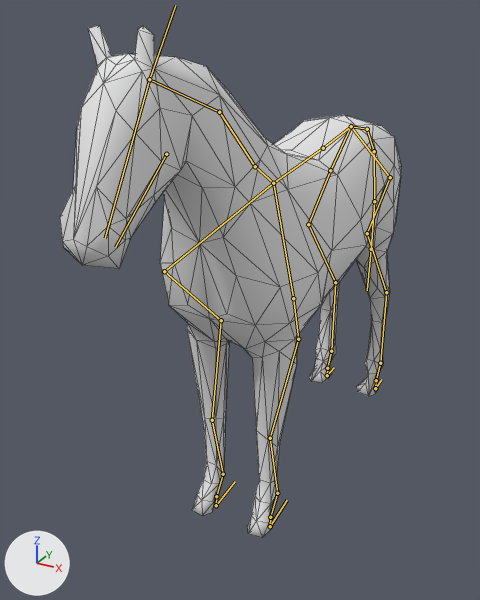
One commit to the Blender file Assets/Models/horse_rigged.blend: the scene before it, then after it.
Before and after are seen from a 50 mm lens placed at (5.46, -12.82, 5.01), pointed at (-0.8, -1.42, -0.69). Arrows for +X, +Y and +Z are at lower left; the lights stay in place. The bones that bend it are drawn over the model as lines. Mesh edges are drawn as thin lines.
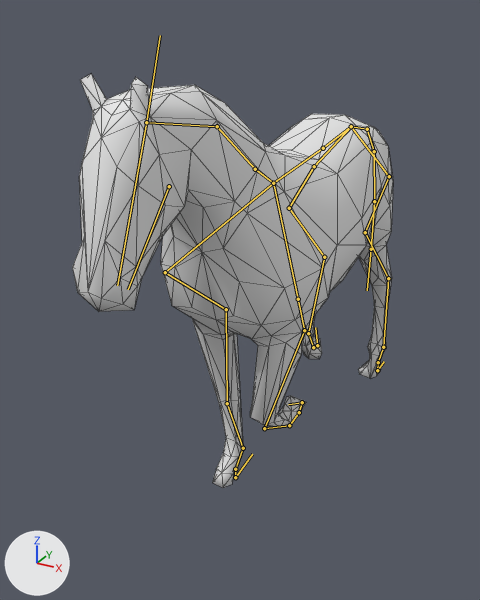
Commit message: - fixed post lead position - trot ani WIP

The newer file adds an action. The first version stands in its rest pose; the second is drawn at frame 30 of the action 'Trot'.

What differs and where, as boxes [x1, y1, x2, y2] in the pictures (480 x 600 px):
'Cube', posed (19% shorter)
    before: [60, 25, 401, 537]
    after: [72, 74, 393, 488]
bone 'HalswirbelUnten', root to tip
    before: (273, 183) to (255, 166)
    after: (273, 183) to (255, 169)
bone 'HalswirbelMitte', root to tip
    before: (255, 166) to (219, 112)
    after: (255, 169) to (217, 126)
bone 'HalswirbelOben', root to tip
    before: (219, 112) to (149, 79)
    after: (217, 126) to (146, 122)
bone 'Bone.008', root to tip
    before: (351, 126) to (390, 177)
    after: (351, 126) to (389, 176)
bone 'Hüfte.L', root to tip
    before: (390, 177) to (367, 233)
    after: (389, 176) to (365, 232)
bone 'Oberschenkel.L', root to tip
    before: (367, 233) to (386, 292)
    after: (365, 232) to (388, 278)
bone 'Unterschenkel.L', root to tip
    before: (386, 292) to (380, 363)
    after: (388, 278) to (383, 347)
bone 'FesselHinten.L', root to tip
    before: (380, 363) to (376, 380)
    after: (383, 347) to (378, 362)
bone 'HufHinten.L', root to tip
    before: (376, 380) to (375, 388)
    after: (378, 362) to (377, 370)
bone 'Bone.009', root to tip
    before: (351, 126) to (330, 170)
    after: (351, 126) to (314, 166)
bone 'Hüfte.R', root to tip
    before: (330, 170) to (308, 224)
    after: (314, 166) to (289, 208)
bone 'Oberschenkel.R', root to tip
    before: (308, 224) to (335, 282)
    after: (289, 208) to (324, 257)
bone 'Unterschenkel.R', root to tip
    before: (335, 282) to (331, 351)
    after: (324, 257) to (308, 333)
bone 'FesselHinten.R', root to tip
    before: (331, 351) to (327, 368)
    after: (308, 333) to (313, 347)
bone 'HufHinten.R', root to tip
    before: (327, 368) to (327, 375)
    after: (313, 347) to (317, 345)
bone 'Schulter.L', root to tip
    before: (273, 183) to (293, 298)
    after: (273, 183) to (298, 299)
bone 'Oberarm.L', root to tip
    before: (293, 298) to (298, 339)
    after: (298, 299) to (304, 330)
bone 'Elle.L', root to tip
    before: (298, 339) to (270, 438)
    after: (304, 330) to (264, 428)
bone 'Röhrbein.L', root to tip
    before: (270, 438) to (277, 493)
    after: (264, 428) to (289, 425)
bone 'FesselVorne.L', root to tip
    before: (277, 493) to (270, 517)
    after: (289, 425) to (299, 412)
bone 'HufVorne.L', root to tip
    before: (270, 517) to (270, 526)
    after: (299, 412) to (302, 402)
bone 'Schulter.R', root to tip
    before: (273, 183) to (164, 271)
    after: (273, 183) to (165, 272)
bone 'Oberarm.R', root to tip
    before: (164, 271) to (221, 320)
    after: (165, 272) to (226, 309)
bone 'Elle.R', root to tip
    before: (221, 320) to (212, 420)
    after: (226, 309) to (227, 403)
bone 'Röhrbein.R', root to tip
    before: (212, 420) to (223, 474)
    after: (227, 403) to (243, 448)
bone 'FesselVorne.R', root to tip
    before: (223, 474) to (216, 496)
    after: (243, 448) to (235, 469)
bone 'HufVorne.R', root to tip
    before: (216, 496) to (216, 505)
    after: (235, 469) to (235, 477)

The edits, one by one:
Bone 'HalswirbelUnten' (bone_halswirbelunten) turns from (0, 0, 0) to (3, 0, -1) degrees about its own x, y and z.
Bone 'HalswirbelMitte' (bone_halswirbelmitte) turns from (0, 0, 0) to (4, 0, 0) degrees about its own x, y and z.
Bone 'HalswirbelOben' (bone_halswirbeloben) turns from (0, 0, 0) to (3, 0, 0) degrees about its own x, y and z.
Bone 'Bone.008' (bone_bone_008) turns from (0, 0, 0) to (-1, 1, 1) degrees about its own x, y and z.
Bone 'Hüfte.L' (bone_hüfte_l) turns from (0, 0, 0) to (-1, 1, -1) degrees about its own x, y and z.
Bone 'Oberschenkel.L' (bone_oberschenkel_l) turns from (0, 0, 0) to (7, 0, 0) degrees about its own x, y and z.
Bone 'Unterschenkel.L' (bone_unterschenkel_l) turns from (0, 0, 0) to (-4, 0, -1) degrees about its own x, y and z.
Bone 'FesselHinten.L' (bone_fesselhinten_l) turns from (0, 0, 0) to (-24, 1, -1) degrees about its own x, y and z.
Bone 'HufHinten.L' (bone_hufhinten_l) turns from (0, 0, 0) to (24, 0, 0) degrees about its own x, y and z.
Bone 'Bone.009' (bone_bone_009) turns from (0, 0, 0) to (13, 7, 8) degrees about its own x, y and z.
Bone 'Hüfte.R' (bone_hüfte_r) turns from (0, 0, 0) to (-2, 8, 8) degrees about its own x, y and z.
Bone 'Oberschenkel.R' (bone_oberschenkel_r) turns from (0, 0, 0) to (22, 0, -7) degrees about its own x, y and z.
Bone 'Unterschenkel.R' (bone_unterschenkel_r) turns from (0, 0, 0) to (-47, -3, -3) degrees about its own x, y and z.
Bone 'FesselHinten.R' (bone_fesselhinten_r) turns from (0, 0, 0) to (90, 7, 1) degrees about its own x, y and z.
Bone 'HufHinten.R' (bone_hufhinten_r) turns from (0, 0, 0) to (31, 3, -2) degrees about its own x, y and z.
Bone 'Schulter.L' (bone_schulter_l) turns from (0, 0, 0) to (0, 9, 2) degrees about its own x, y and z.
Bone 'Oberarm.L' (bone_oberarm_l) turns from (0, 0, 0) to (1, 3, 8) degrees about its own x, y and z.
Bone 'Elle.L' (bone_elle_l) turns from (0, 0, 0) to (-14, 1, 3) degrees about its own x, y and z.
Bone 'Röhrbein.L' (bone_röhrbein_l) turns from (0, 0, 0) to (54, -3, 0) degrees about its own x, y and z.
Bone 'FesselVorne.L' (bone_fesselvorne_l) turns from (0, 0, 0) to (87, 1, -6) degrees about its own x, y and z.
Bone 'HufVorne.L' (bone_hufvorne_l) turns from (0, 0, 0) to (13, 1, -1) degrees about its own x, y and z.
Bone 'Schulter.R' (bone_schulter_r) turns from (0, 0, 0) to (-1, -2, -1) degrees about its own x, y and z.
Bone 'Oberarm.R' (bone_oberarm_r) turns from (0, 0, 0) to (6, 1, -1) degrees about its own x, y and z.
Bone 'Elle.R' (bone_elle_r) turns from (0, 0, 0) to (3, 0, 0) degrees about its own x, y and z.
Bone 'Röhrbein.R' (bone_röhrbein_r) turns from (0, 0, 0) to (-2, 0, 0) degrees about its own x, y and z.
Bone 'FesselVorne.R' (bone_fesselvorne_r) turns from (0, 0, 0) to (-18, -1, 0) degrees about its own x, y and z.
Bone 'HufVorne.R' (bone_hufvorne_r) turns from (0, 0, 0) to (14, 1, 0) degrees about its own x, y and z.
